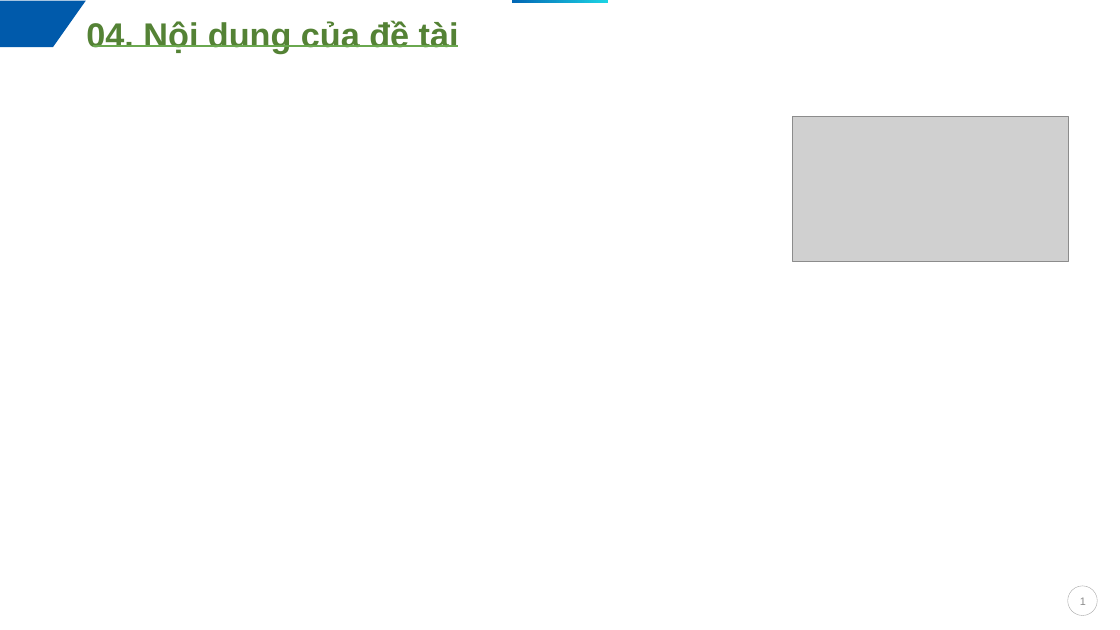
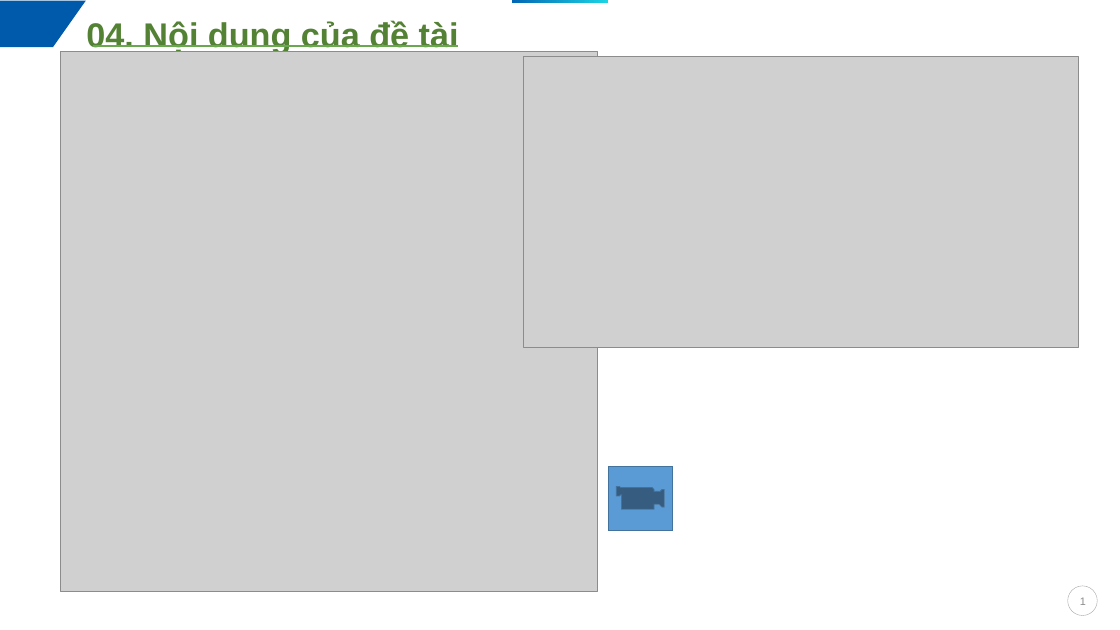
Before and after one commit to nntuan1202/data_share, a slide deck: slide 2 of Video Summarization_2.pptx. Drawn at 1120x630 pixels with LibreOffice and Linux fonts; fonts in the diff are those of the drawing; grey boxes stand for pictures; background and template pictures are left out. Boxes give left, top, right and bottom in pixels: in the first picture for what was removed or moved away, otherwise in the second. Text is boxed around its words. In the diff, an @@ line names an element or a change of style, - is before the commit and + after.

```diff
--- a/Video Summarization_2.pptx
+++ b/Video Summarization_2.pptx
@@ picture added at (60,52,597,591) @@
@@ picture: place and size @@
-picture at (792,116,1068,261)
+picture at (524,57,1078,347)
@@ action button movie added at (608,467,672,531), fill #5B9BD5, outline #43739E 1 pt @@
```
Also in this commit, not shown: 1 other slide changed, 2 other files.
